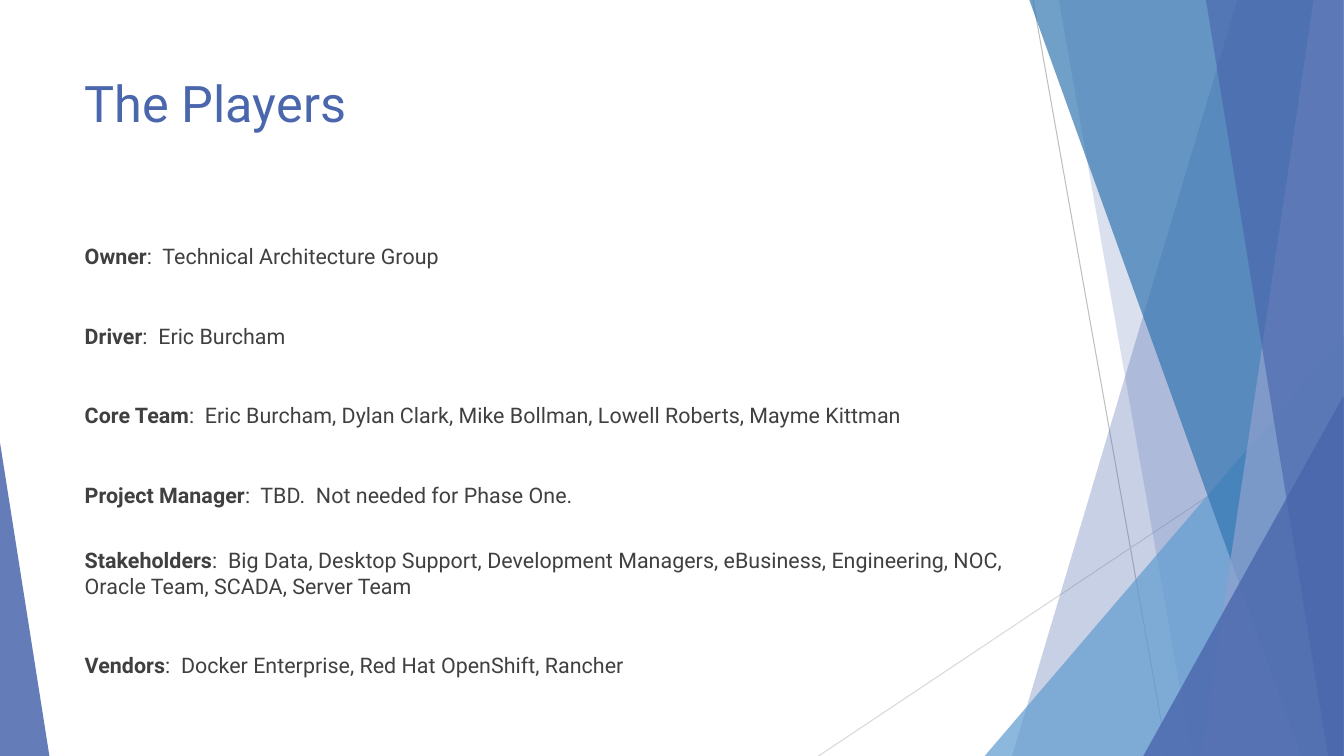
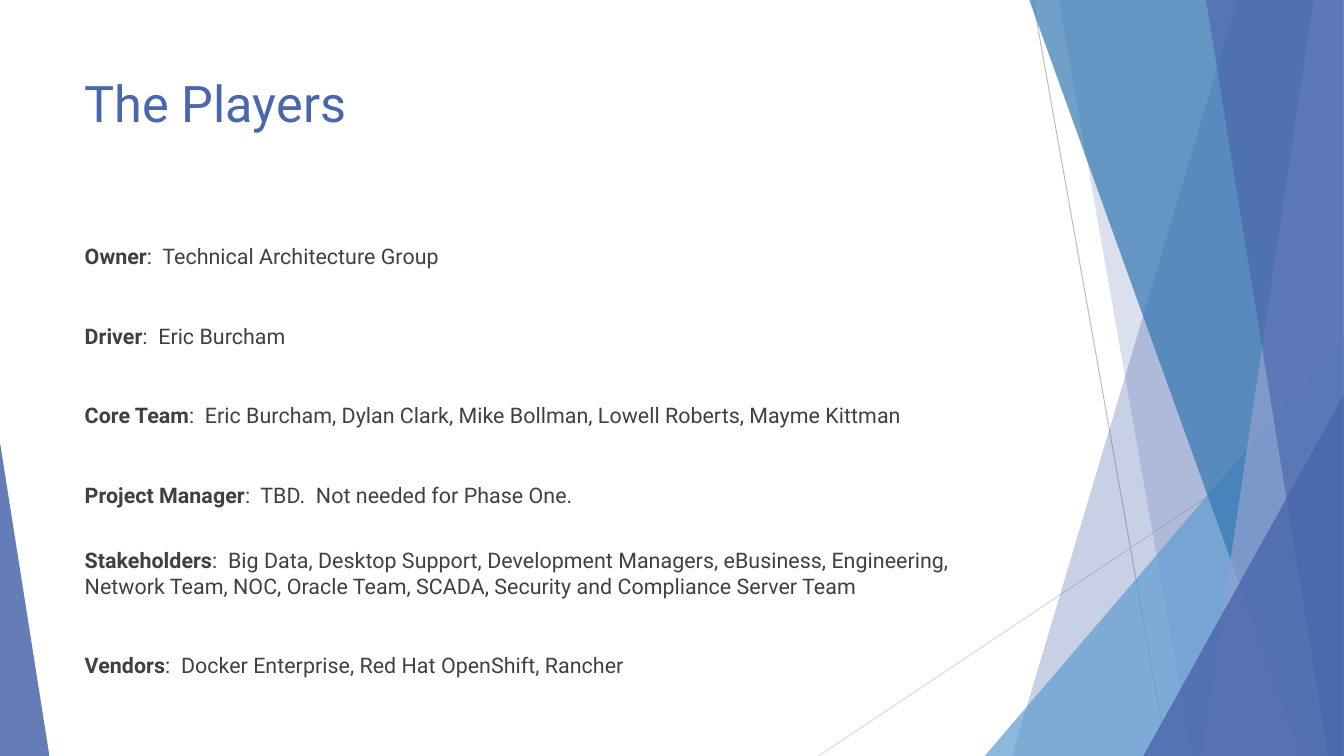
Before and after one commit to EnterpriseProductsLP/docker-straw-man, a slide deck: slide 5 of presentation.pptx (slide 4 before the commit). Drawn at 1344x756 pixels with LibreOffice and Linux fonts; fonts in the diff are those of the drawing. Boxes give left, top, right and bottom in pixels: in the first picture for what was removed or moved away, otherwise in the second. Text is boxed around its words. In the diff, an @@ line names an element or a change of style, - is before the commit and + after.

```diff
--- a/presentation.pptx
+++ b/presentation.pptx
@@ text at (85, 552, 949, 599): text changed @@
-Stakeholders: Big Data, Desktop Support, Development Managers, eBusiness, Engineering, NOC, Oracle Team, SCADA, Server Team
+Stakeholders: Big Data, Desktop Support, Development Managers, eBusiness, Engineering, Network Team, NOC, Oracle Team, SCADA, Security and Compliance Server Team
```
Also in this commit, not shown: 4 other slides changed, 1 slide added, 1 slide removed.
